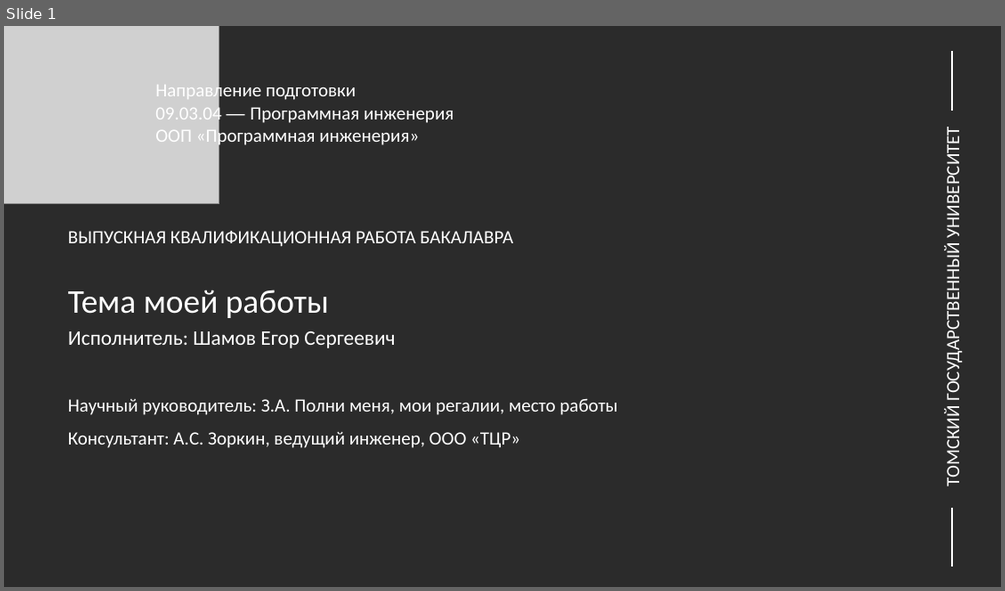
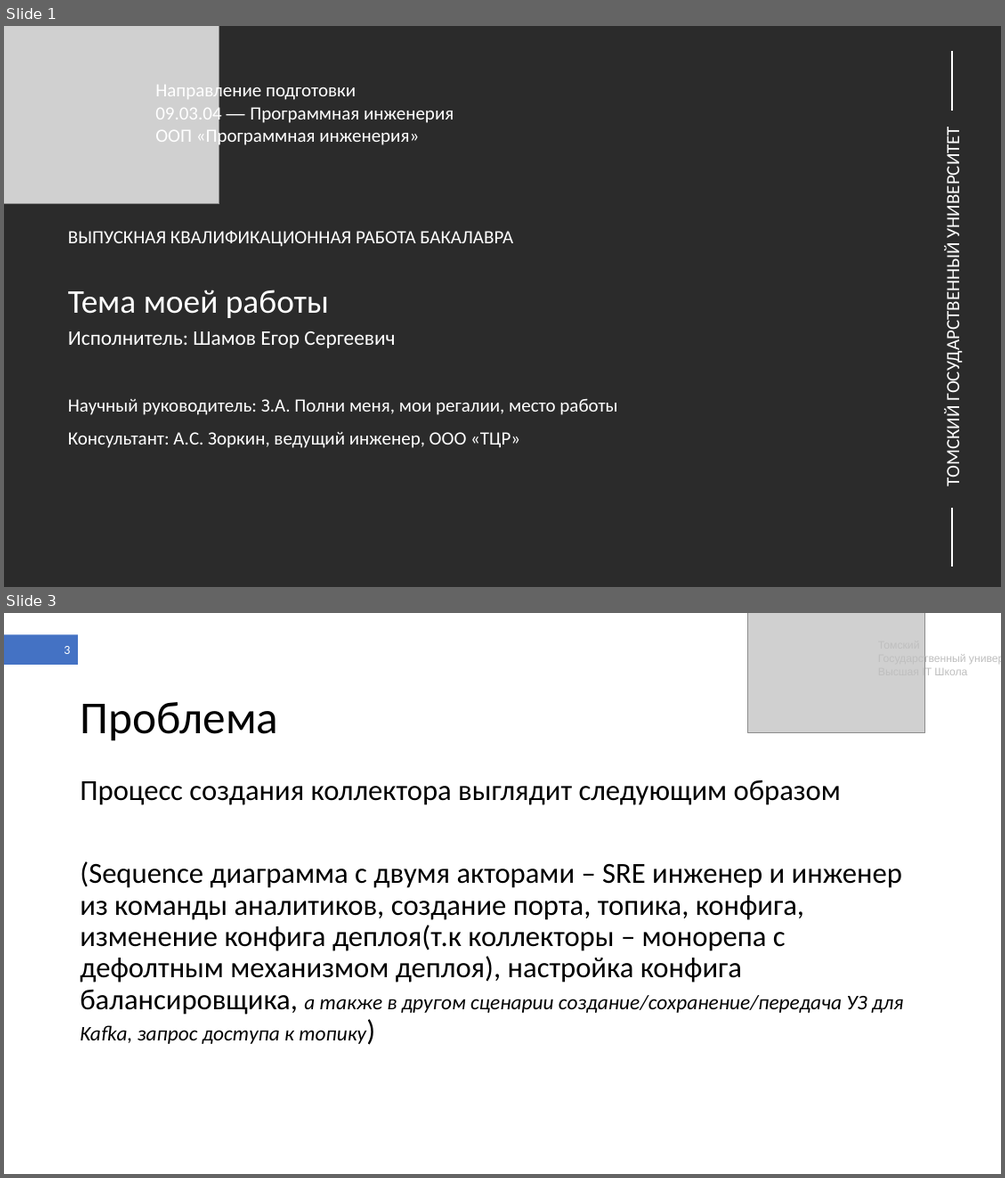
Before and after one commit to shameoff/GraduateWork, a slide deck: Презентация ВКР (в шаблоне).pptx. Shown one above the other, each under a label of ours: slide 1 before the commit, slides 1 and 3 after it; the slides between them are not shown. The pictures are 1005x591 and 1005x1178 pixels, drawn with LibreOffice and Linux fonts; fonts in the diff are those of the drawing; grey boxes stand for pictures; background and template pictures are left out; a plain dark background stands for a picture behind light text. Boxes give left, top, right and bottom in pixels: in the first picture for what was removed or moved away, otherwise in the second. Text is boxed around its words. In the diff, an @@ line names an element or a change of style, - is before the commit and + after.

```diff
--- a/Презентация ВКР (в шаблоне).pptx
+++ b/Презентация ВКР (в шаблоне).pptx
@@ slide 3 added at (x1=4, y1=613, x2=1001, y2=1174), background #FFFFFF @@
@@ rectangle added at (x1=4, y1=634, x2=78, y2=665), fill #4472C4 @@
@@ picture added at (x1=748, y1=613, x2=925, y2=732) @@
@@ page number added at (x1=64, y1=646, x2=70, y2=654), 12 pt, text #FFFFFF @@
+3
@@ text added at (x1=878, y1=653, x2=967, y2=678), 10.5 pt, text #BFBFBF @@
+Томский
+Государственный университет
+Высшая IT Школа
@@ title added at (x1=80, y1=702, x2=278, y2=741), 44 pt, text #000000 @@
+Проблема
@@ text added at (x1=80, y1=779, x2=903, y2=1044), 28 pt, text #000000 @@
+Процесс создания коллектора выглядит следующим образом
+(Sequence диаграмма с двумя акторами – SRE инженер и инженер из команды аналитиков, создание порта, топика, конфига, изменение конфига деплоя(т.к коллекторы – монорепа с дефолтным механизмом деплоя), настройка конфига балансировщика, а также в другом сценарии создание/сохранение/передача УЗ для Kafka, запрос доступа к топику)
```
Also in this commit, not shown: 4 slides changed, 8 other slides added, 1 slide removed.
